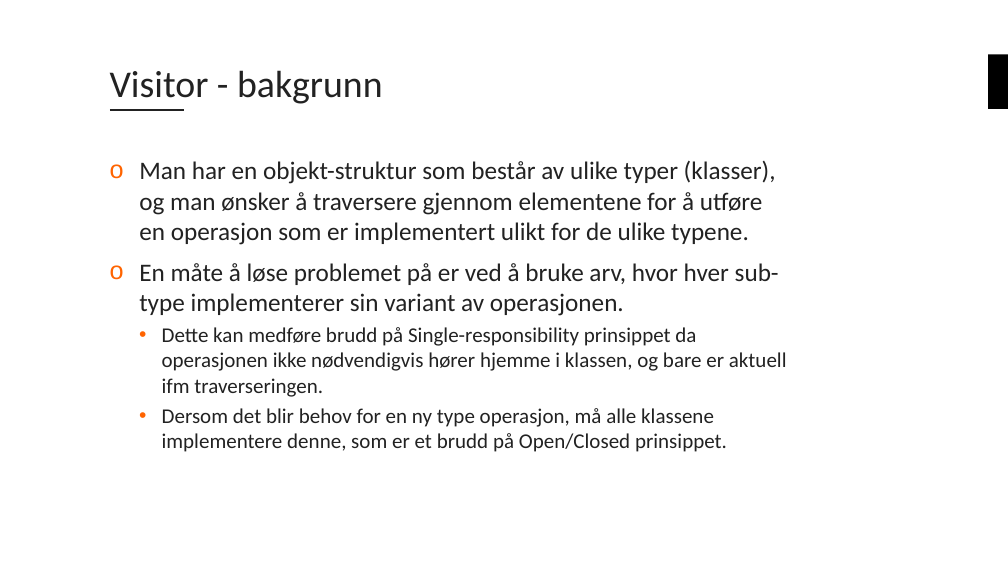
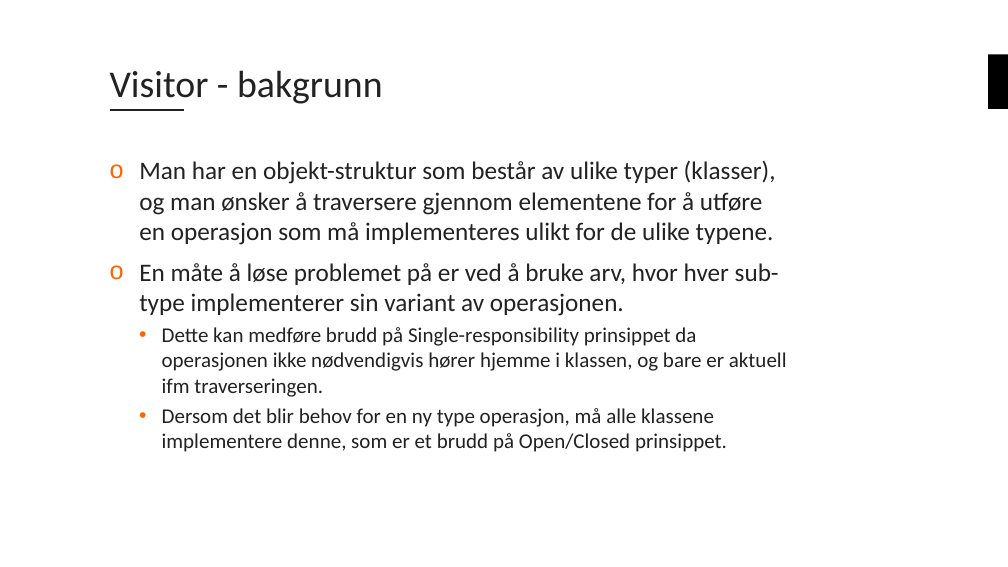
Before and after one commit to bouvet/VisitorAndStrategyPattern, a slide deck: slide 18 of Presentasjon.pptx. Drawn at 1008x567 pixels with LibreOffice and Linux fonts; fonts in the diff are those of the drawing; background and template pictures are left out. Boxes give left, top, right and bottom in pixels: in the first picture for what was removed or moved away, otherwise in the second. Text is boxed around its words. In the diff, an @@ line names an element or a change of style, - is before the commit and + after.

Commit message:
Noen endringer i Visitor-delen av presentasjonen

```diff
--- a/Presentasjon.pptx
+++ b/Presentasjon.pptx
@@ text at [139,161,776,245]: text changed @@
-o Man har en objekt-struktur som består av ulike typer (klasser), og man ønsker å traversere gjennom elementene for å utføre en operasjon som er implementert ulikt for de ulike typene.
+o Man har en objekt-struktur som består av ulike typer (klasser), og man ønsker å traversere gjennom elementene for å utføre en operasjon som må implementeres ulikt for de ulike typene.
```
Also in this commit, not shown: 1 other slide changed, 3 slides added.
